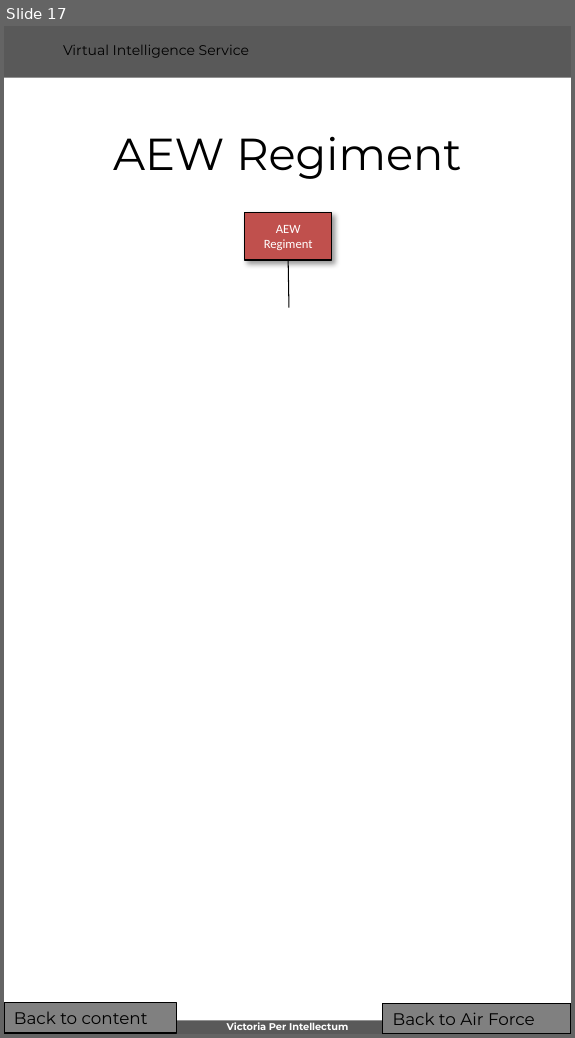
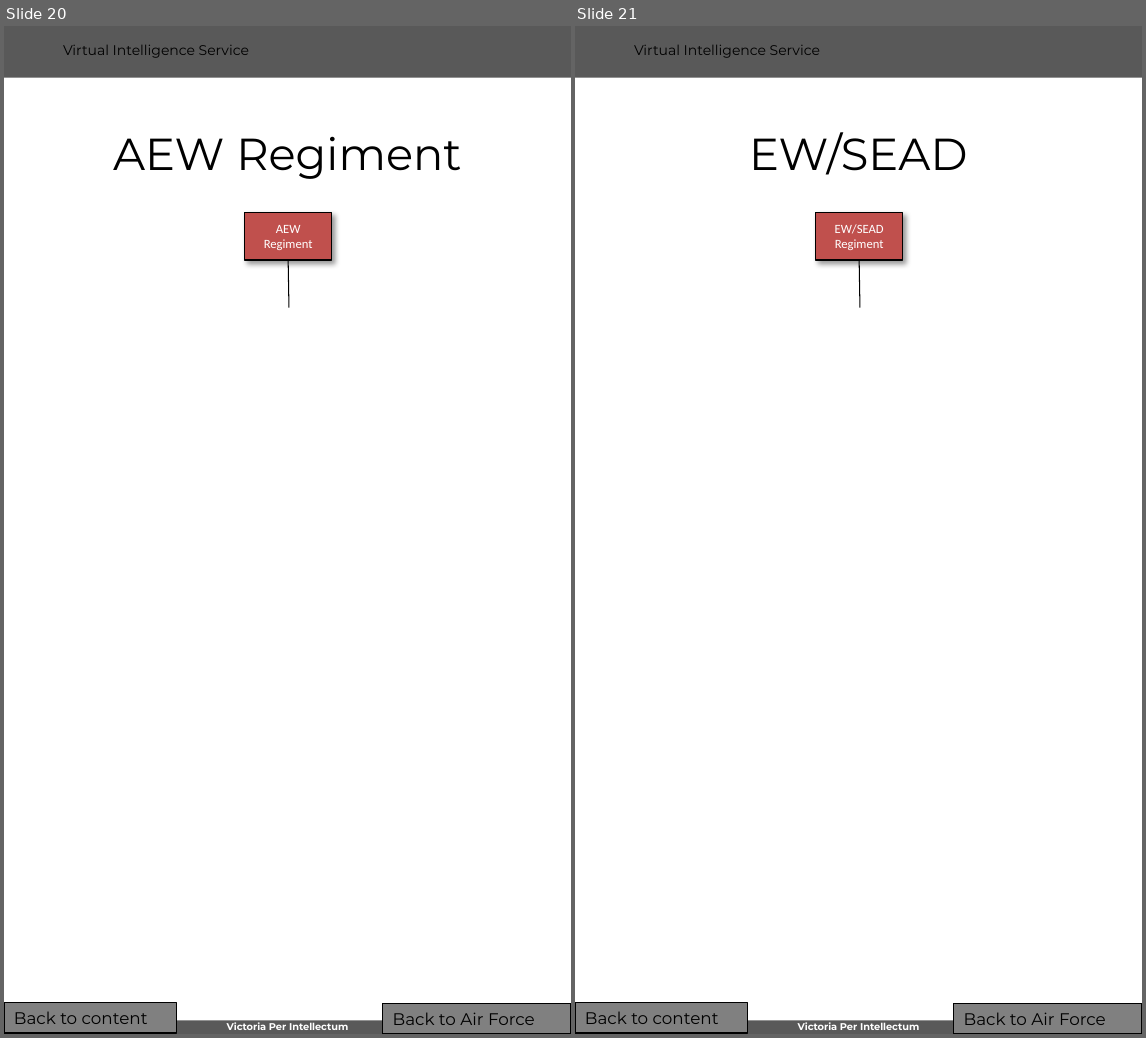
Before and after one commit to 132nd-vWing/VIS, a slide deck: BASIC/WIP/VIS Generic_Order_of_Battle - Air Forces.pptx. Shown side by side, each under a label of ours: slide 17 before the commit, slides 20 and 21 after it. The pictures are 575x1038 and 1146x1038 pixels, drawn with LibreOffice and Linux fonts; fonts in the diff are those of the drawing; background and template pictures are left out. Boxes give left, top, right and bottom in pixels: in the first picture for what was removed or moved away, otherwise in the second. Text is boxed around its words. In the diff, an @@ line names an element or a change of style, - is before the commit and + after.

```diff
--- a/BASIC/WIP/VIS Generic_Order_of_Battle - Air Forces.pptx
+++ b/BASIC/WIP/VIS Generic_Order_of_Battle - Air Forces.pptx
@@ slide 21 added at (x1=575, y1=26, x2=1142, y2=1034), background #FFFFFF; not listed: 4 template elements that a slide beside it also shows @@
@@ title added at (x1=749, y1=132, x2=967, y2=175), 32 pt, text #000000 @@
+EW/SEAD
@@ rectangle added at (x1=816, y1=213, x2=904, y2=260), fill #C0504D, outline #000000 1 pt, 9 pt, text #FFFFFF @@
+EW/SEAD Regiment
@@ line added from (860, 260) to (861, 308), #000000 0.75 pt @@
@@ rectangle added at (x1=575, y1=1004, x2=748, y2=1034), fill #808080, outline #000000 1 pt, 12 pt, text #000000 @@
+Back to content
@@ rectangle added at (x1=954, y1=1005, x2=1142, y2=1034), fill #808080, outline #000000 1 pt, 12 pt, text #000000 @@
+Back to Air Force
@@ page number added at (x1=1105, y1=1015, x2=1142, y2=1034), 18 pt, text #000000 @@
+21
@@ what was slide 17 is now slide 20 @@
```
Also in this commit, not shown: 7 slides changed, 3 other slides added, 5 other files.
